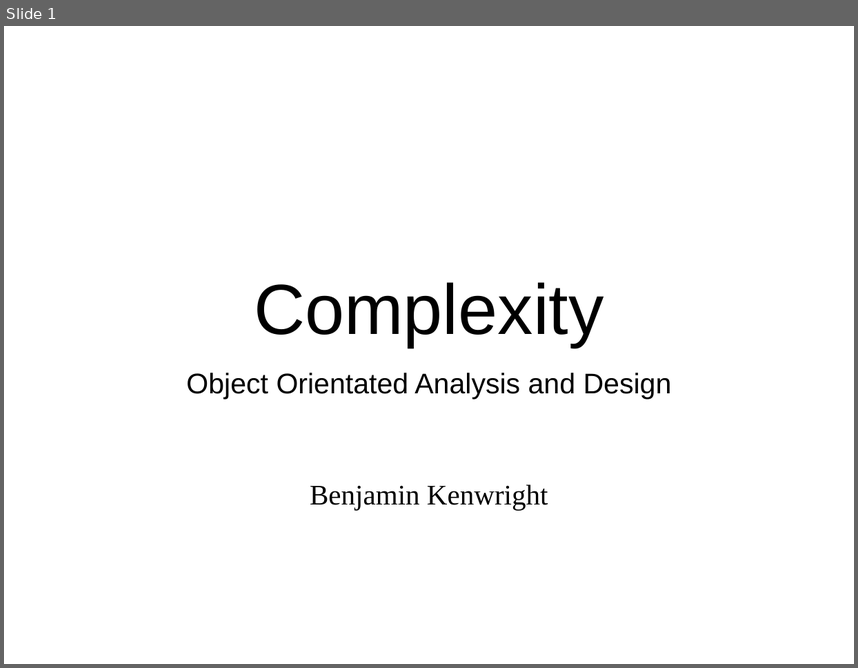
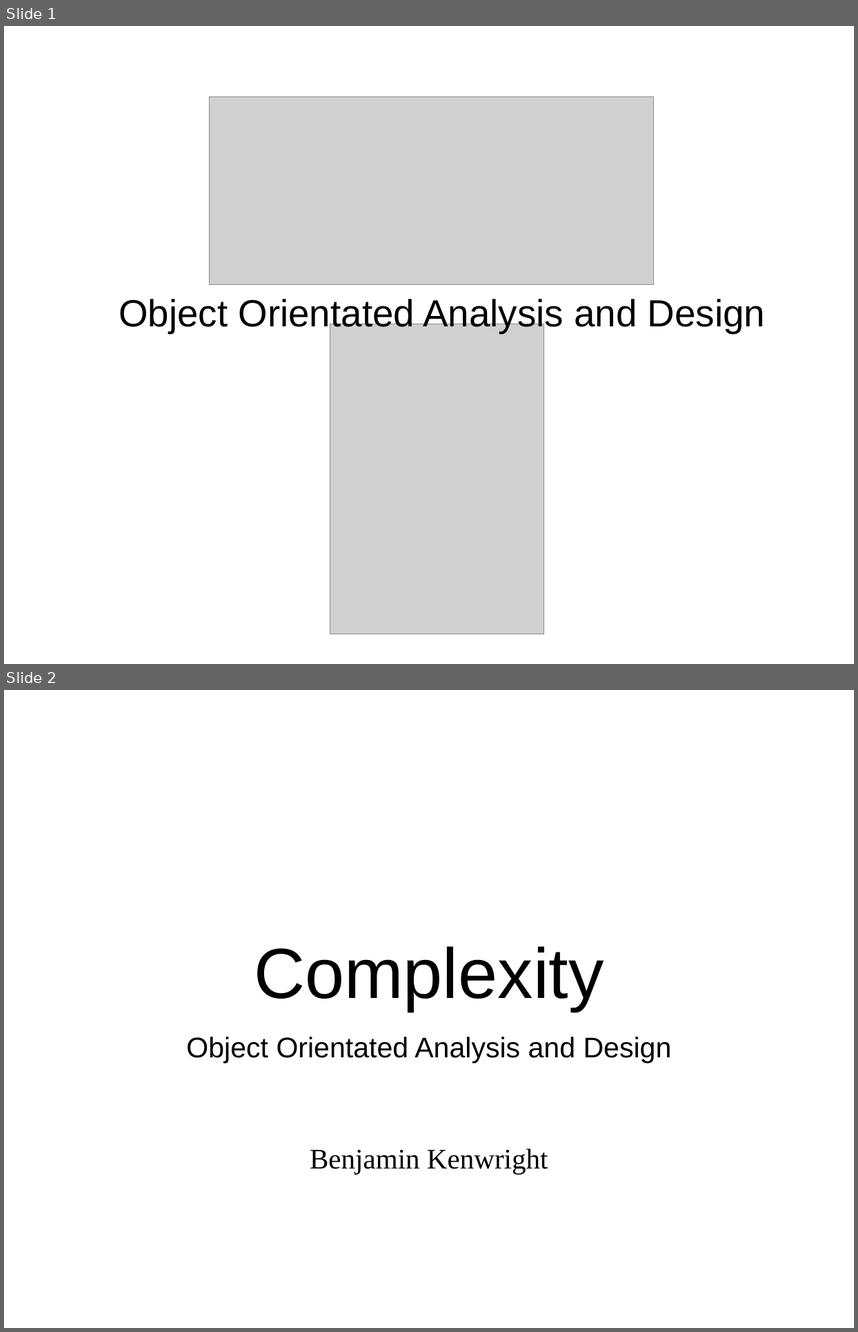
Before and after one commit to octaviordz/zjnu2017.github.io, a slide deck: OOAD/lectures/020--Complexity.ppt. Shown one above the other, each under a label of ours: slide 1 before the commit, slides 1 and 2 after it. The pictures are 858x668 and 858x1332 pixels, drawn with LibreOffice and Linux fonts; fonts in the diff are those of the drawing; grey boxes stand for pictures. Boxes give left, top, right and bottom in pixels: in the first picture for what was removed or moved away, otherwise in the second. Text is boxed around its words. In the diff, an @@ line names an element or a change of style, - is before the commit and + after.

Commit message:
Warn students of quiz following week.

```diff
--- a/OOAD/lectures/020--Complexity.ppt
+++ b/OOAD/lectures/020--Complexity.ppt
@@ slide 1 added at [4, 26, 854, 664], background #FFFFFF @@
@@ picture added at [210, 96, 654, 285] @@
@@ text added at [119, 299, 765, 333], 32 pt, text #000000 @@
+Object Orientated Analysis and Design
@@ picture added at [330, 323, 544, 634] @@
@@ what was slide 1 is now slide 2 @@
```
